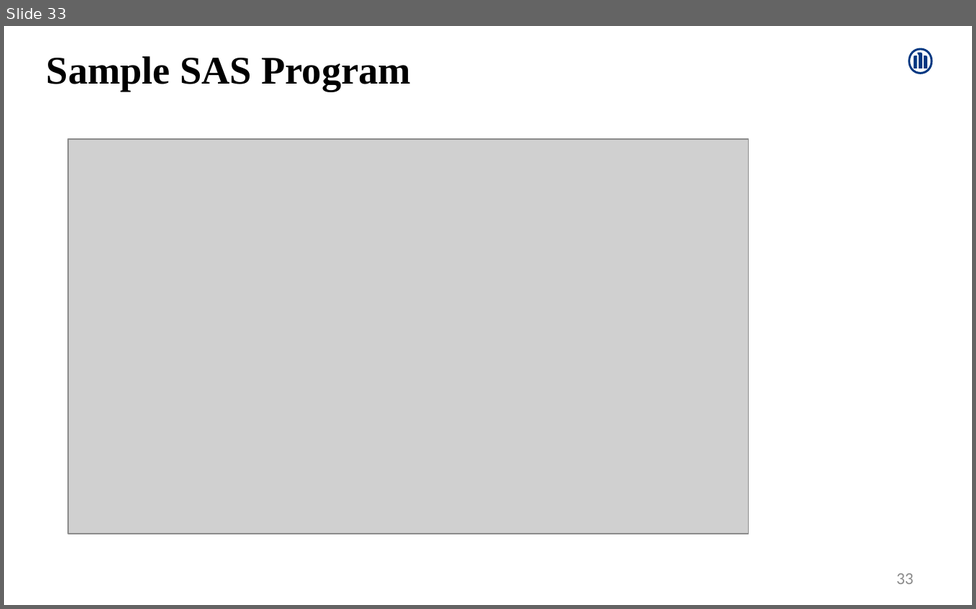
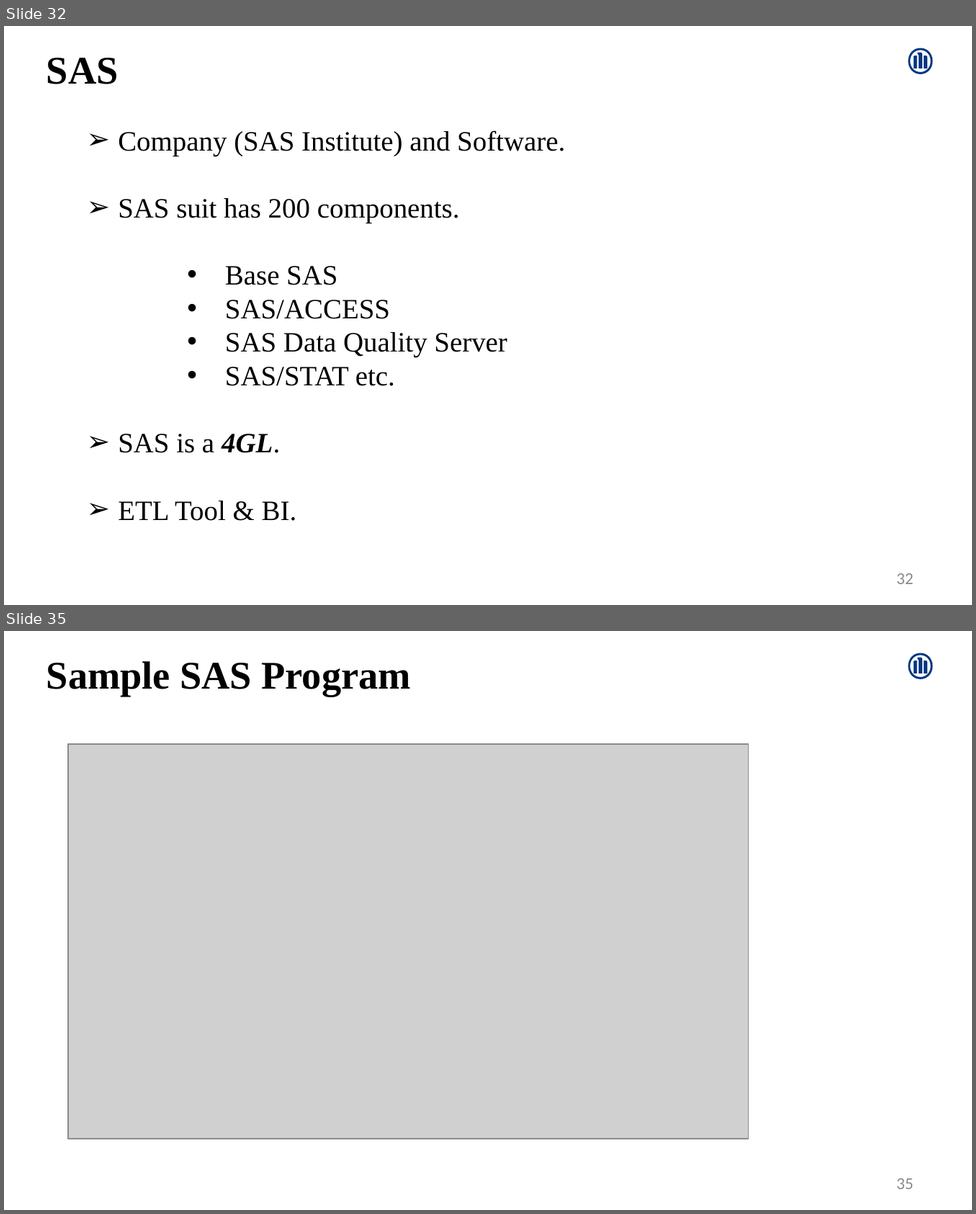
Before and after one commit to Amrutha-Mohan/UpdatedProjects, a slide deck: AmruthaMohan.pptx. Shown one above the other, each under a label of ours: slide 33 before the commit, slides 32 and 35 after it; the slides between them are not shown. The pictures are 976x609 and 976x1214 pixels, drawn with LibreOffice and Linux fonts; fonts in the diff are those of the drawing; grey boxes stand for pictures. Boxes give left, top, right and bottom in pixels: in the first picture for what was removed or moved away, otherwise in the second. Text is boxed around its words. In the diff, an @@ line names an element or a change of style, - is before the commit and + after.

```diff
--- a/AmruthaMohan.pptx
+++ b/AmruthaMohan.pptx
@@ slide 32 added at <box>4,26,972,605</box>, background #FFFFFF; not listed: 1 template element that a slide beside it also shows @@
@@ text added at <box>46,58,118,84</box>, 28 pt, text #000000, bold @@
+SAS
@@ text added at <box>118,130,565,521</box>, 20 pt, text #000000 @@
+➢ Company (SAS Institute) and Software.
+➢ SAS suit has 200 components.
+    • Base SAS
+    • SAS/ACCESS
+    • SAS Data Quality Server
+    • SAS/STAT etc.
+➢ SAS is a 4GL.
+➢ ETL Tool & BI.
@@ page number added at <box>896,573,913,584</box>, 12 pt, text #8C8C8C @@
+32
@@ what was slide 33 is now slide 35 @@
@@ page number at <box>896,1178,913,1189</box>: text changed @@
-33
+35
```
Also in this commit, not shown: 4 slides changed, 6 other slides added, 1 slide removed.
